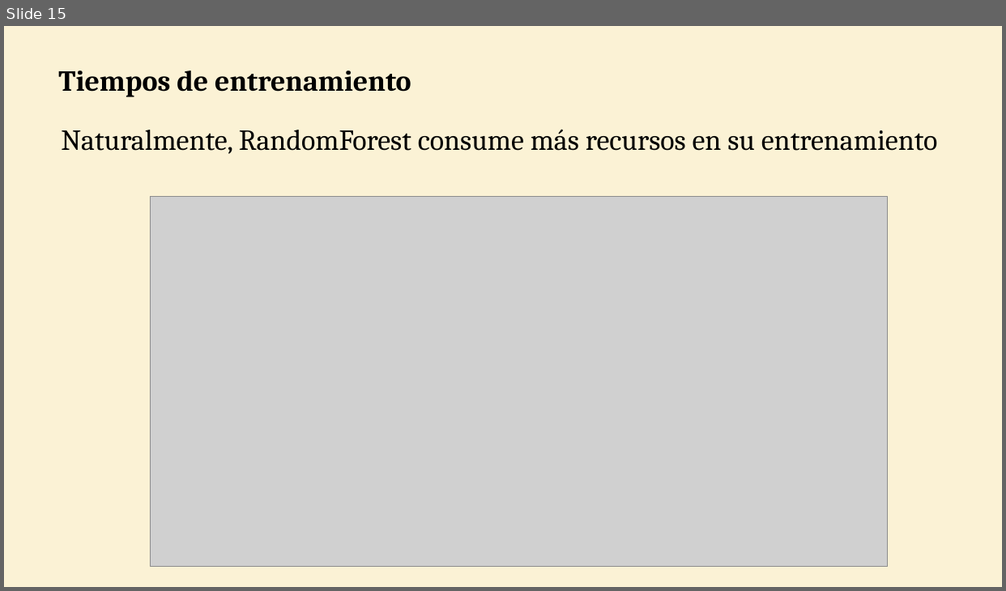
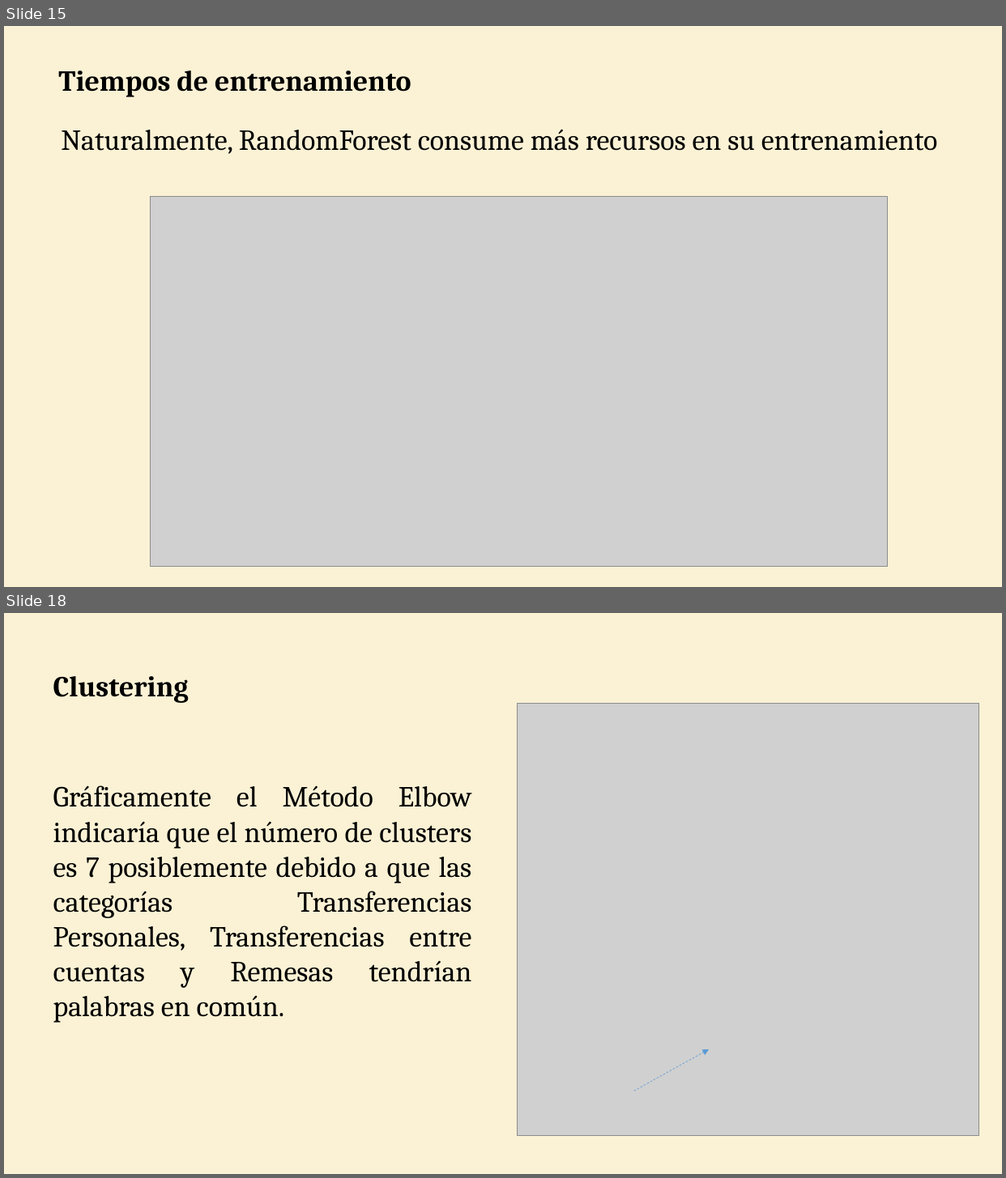
Before and after one commit to WilderGitHub/MCD, a slide deck: II. 08 Minería de Datos II/Proyecto Final.pptx. Shown one above the other, each under a label of ours: slide 15 before the commit, slides 15 and 18 after it; the slides between them are not shown. The pictures are 1006x591 and 1006x1178 pixels, drawn with LibreOffice and Linux fonts; fonts in the diff are those of the drawing; grey boxes stand for pictures. Boxes give left, top, right and bottom in pixels: in the first picture for what was removed or moved away, otherwise in the second. Text is boxed around its words. In the diff, an @@ line names an element or a change of style, - is before the commit and + after.

```diff
--- a/II. 08 Minería de Datos II/Proyecto Final.pptx
+++ b/II. 08 Minería de Datos II/Proyecto Final.pptx
@@ slide 18 added at (4,613,1002,1174), background #F7DD93 at 38% opacity @@
@@ text added at (53,676,189,703), 28 pt, text #000000, bold @@
+Clustering
@@ picture added at (518,704,979,1136) @@
@@ text added at (53,786,472,1023), 28 pt, text #000000 @@
+Gráficamente el Método Elbow indicaría que el número de clusters es 7 posiblemente debido a que las categorías Transferencias Personales, Transferencias entre cuentas y Remesas tendrían palabras en común.
@@ arrow added from (634, 1092) to (710, 1050), #5B9BD5 0.5 pt dashed @@
```
Also in this commit, not shown: 5 slides changed, 8 other slides added, 16 slides removed, 1 other file.
